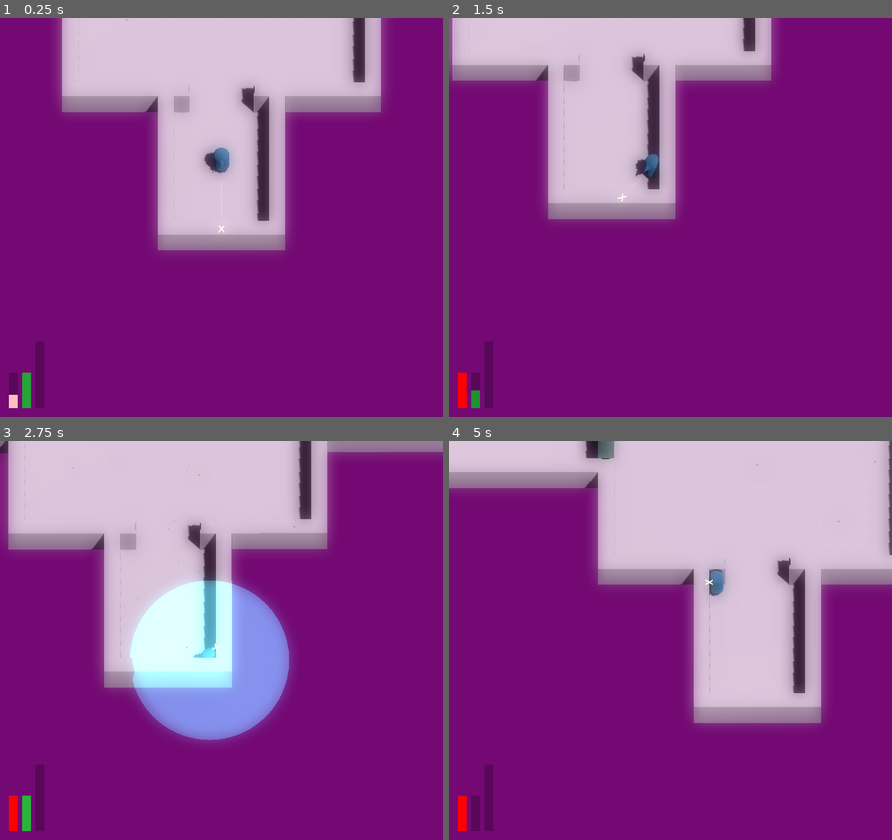
Above: before the commit, frames 1-4 (two rows, left to right).
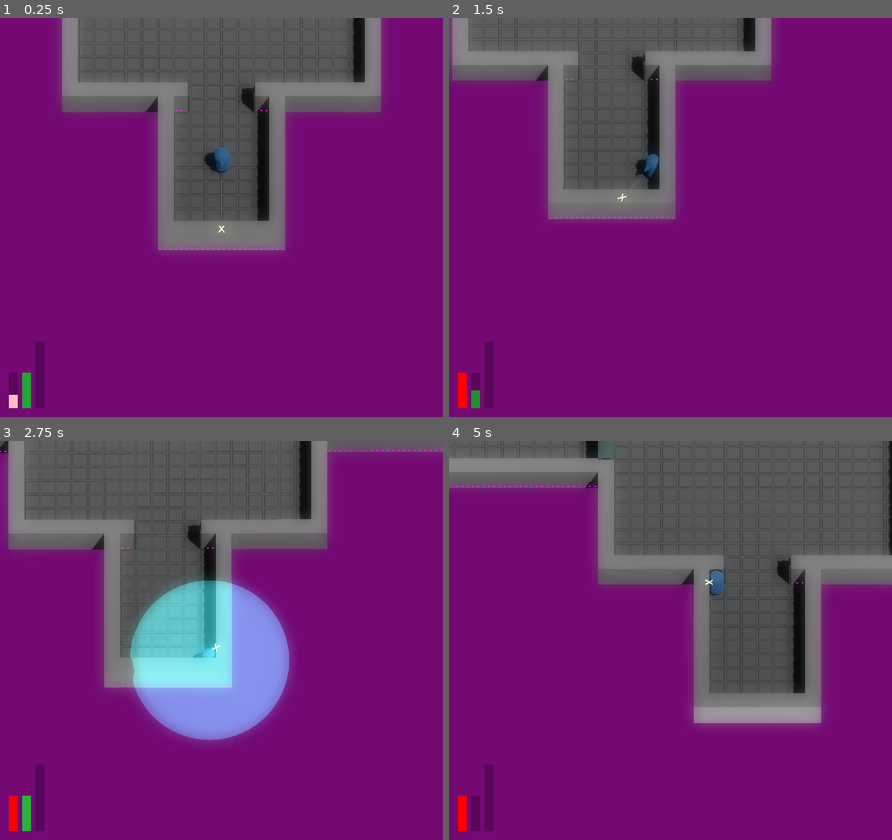
Above: after the commit, the same moments.

Repository: JackEvans24/bullet-absorb
Game: Godot game, scene res://scenes/main.tscn
The game is run twice, just before and just after one commit, with the same random seed, the same clock (stepped at 60 frames per second) and the same inputs.
Inputs (mouse positions are in pixels of both pictures, inside the frame that each line leads up to):
- Up to frame 1 (0.25 s): no input
- Up to frame 2 (1.5 s): move the mouse to (767, 197) at 0.52 s; press the mouse at (767, 197) at 0.53 s; hold D (move_right) 0.53-1.28 s; tap Space (dash) at 0.6 s; move the mouse to (581, 237) at 1.27 s; release the mouse at (581, 237) at 1.28 s; hold S (move_back) from 1.28 s (still down); click (581, 237) at 1.35 s
- Up to frame 3 (2.75 s): tap Space (dash) at 1.55 s; move the mouse to (265, 552) at 2.02 s; release S (move_back) at 2.03 s; hold D (move_right) from 2.03 s (still down); hold Ctrl (absorb) from 2.03 s (still down); click (265, 552) at 2.3 s
- Up to frame 4 (5 s): move the mouse to (648, 720) at 2.77 s; release D (move_right) at 2.78 s; release Ctrl (absorb) at 2.78 s; hold W (move_forward) 2.78-3.53 s; tap Space (dash) at 2.85, 4.35 s; move the mouse to (803, 700) at 3.52 s; press the mouse at (803, 700) at 3.53 s; hold A (move_left) from 3.53 s (still down); move the mouse to (537, 580) at 4.27 s; release the mouse at (537, 580) at 4.28 s

The runs differ from the first frame. In frame 1, 27% of the frame differs, in the area x 14-86%, y 0-59%; in frame 2, 21%; in frame 3, 30%; in frame 4, 37%, in the area x 0-100%, y 0-71%.

Commit message:
feat: save current room on room reentry

Diff:
--- a/scripts/main.gd
+++ b/scripts/main.gd
@@ -26,6 +26,7 @@
 	rooms.initialise(save_game.data)
 	rooms.doors_changed.connect(_on_room_doors_changed)
 	rooms.room_completed.connect(_on_room_completed)
+	rooms.room_reentered.connect(_on_room_reentered)
 
 func initialise_player():
 	var current_room = rooms.get_room(save_game.data.current_room)
@@ -69,3 +70,9 @@
 
 func _on_room_completed(room_id: String):
 	save_game.add_completed_room(room_id)
+	save_game.set_current_room(room_id)
+	save_game.save()
+
+func _on_room_reentered(room_id: String):
+	save_game.set_current_room(room_id)
+	save_game.save()
--- a/scripts/mechanics/rooms/room.gd
+++ b/scripts/mechanics/rooms/room.gd
@@ -3,6 +3,7 @@
 
 signal doors_changed
 signal room_completed(room_id: String)
+signal room_reentered(room_id: String)
 
 @export var data: RoomData
 
@@ -21,10 +22,10 @@
 	player_detection.body_entered.connect(_on_player_entered)
 
 func _on_player_entered(body: Node3D):
-	if player != null:
-		return
+	if completed:
+		room_reentered.emit(data.room_name)
+
 	player = body
-
 	call_deferred("on_first_entry")
 
 func on_first_entry():
--- a/scripts/mechanics/rooms/room_controller.gd
+++ b/scripts/mechanics/rooms/room_controller.gd
@@ -2,6 +2,7 @@
 
 signal doors_changed
 signal room_completed(room_id: String)
+signal room_reentered(room_id: String)
 
 @export var room_item_lookup: RoomItemLookup
 
@@ -19,6 +20,7 @@
 		room.room_item_lookup = room_item_lookup
 		room.doors_changed.connect(_on_room_doors_changed)
 		room.room_completed.connect(_on_room_completed)
+		room.room_reentered.connect(_on_room_reentered)
 
 		if data.completed_rooms.has(room.data.room_name):
 			room.set_room_complete()
@@ -36,3 +38,6 @@
 
 func _on_room_completed(room_id: String):
 	room_completed.emit(room_id)
+
+func _on_room_reentered(room_id: String):
+	room_reentered.emit(room_id)
--- a/scripts/save/save_game.gd
+++ b/scripts/save/save_game.gd
@@ -46,6 +46,6 @@
 		return
 
 	data.completed_rooms.push_back(room_id)
+
+func set_current_room(room_id: String):
 	data.current_room = room_id
-
-	save()
